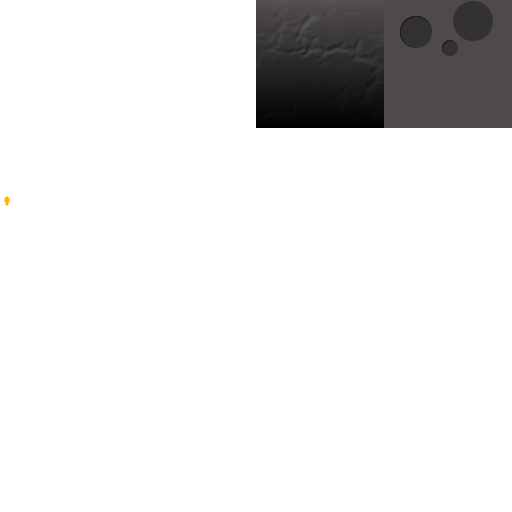
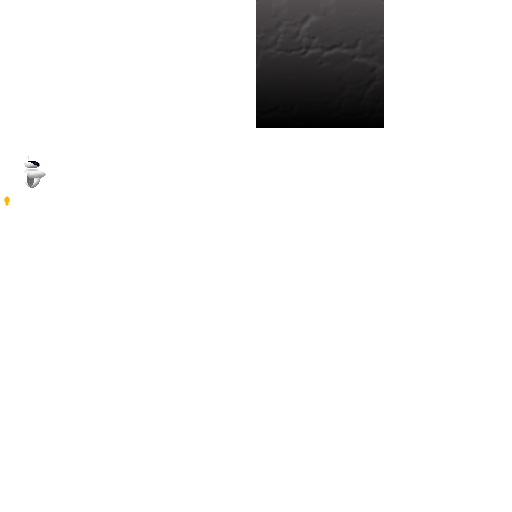
Revision of a layered 512 x 512 image; what changed, layer by layer:
painted on "Background" over [24, 0, 512, 188]
